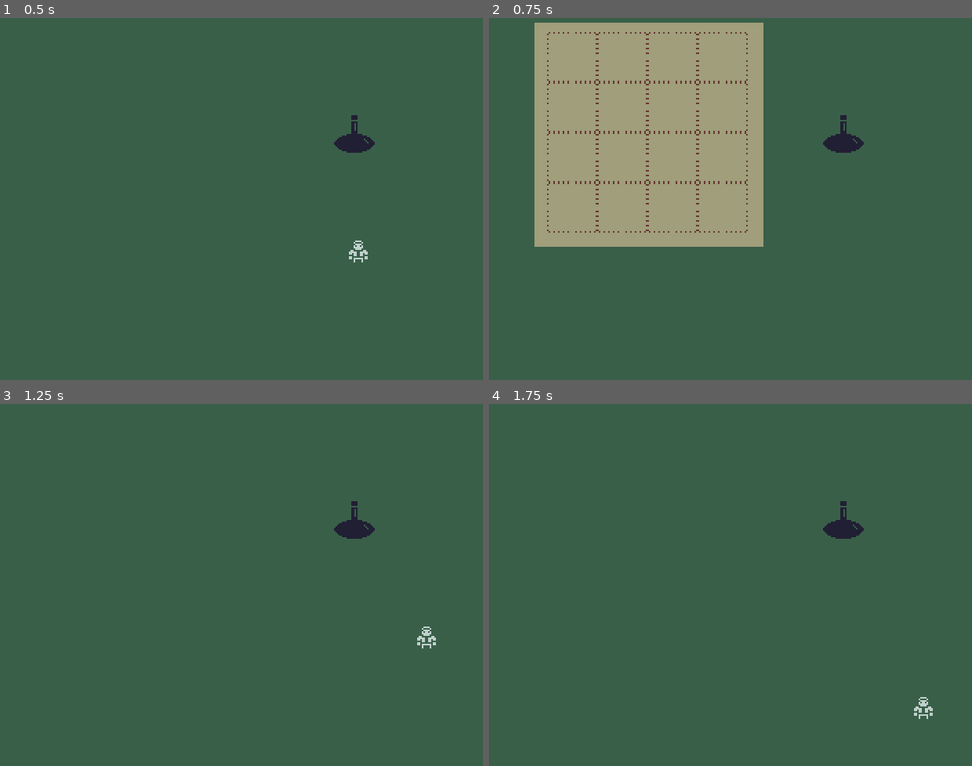
Above: before the commit, frames 1-4 (two rows, left to right).
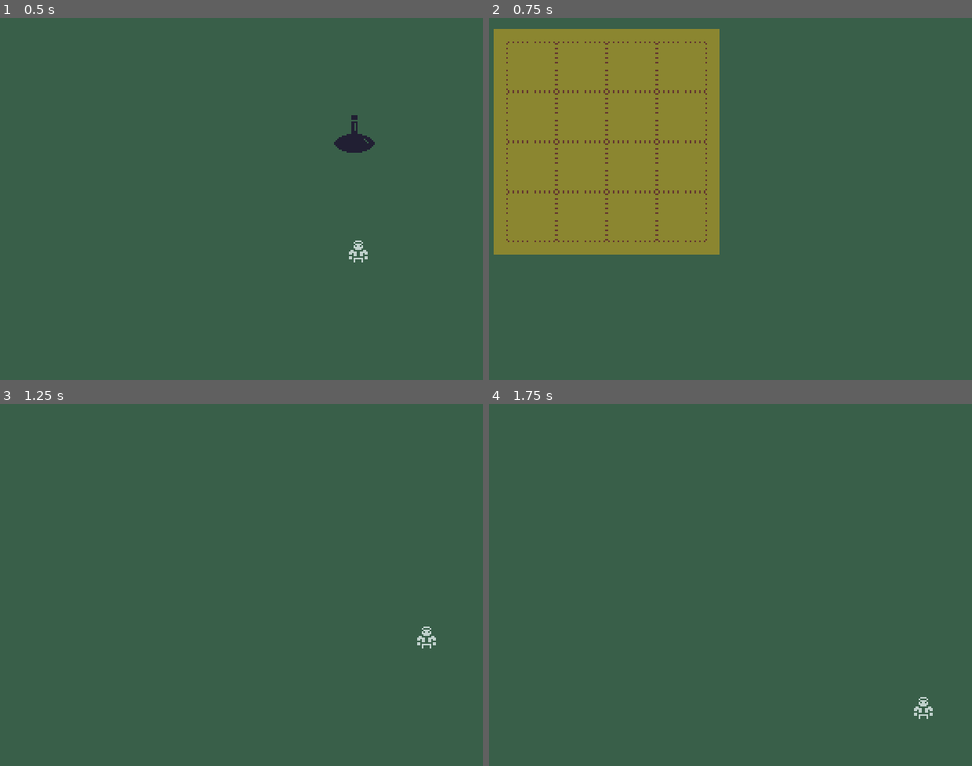
Above: after the commit, the same moments.

Repository: discolingua/godot-inventory-panel
Game: Godot game, scene res://Scenes/GameWorld.tscn
Same seed, same stepped clock (60 frames per second), same inputs: the game is played once before the commit and once after it.
Inputs (mouse positions are in pixels of both pictures, inside the frame that each line leads up to):
- Up to frame 1 (0.5 s): no input
- Up to frame 2 (0.75 s): tap Enter (ui_accept) at 0.5 s; move the mouse to (841, 133) at 0.52 s; hold Right (ui_right) from 0.53 s (still down); click (841, 133) at 0.67 s
- Up to frame 3 (1.25 s): keep holding Right (ui_right); tap Enter (ui_accept) at 0.77 s
- Up to frame 4 (1.75 s): move the mouse to (619, 595) at 1.27 s; release Right (ui_right) at 1.28 s; hold Down (ui_down) from 1.28 s (still down); click (619, 595) at 1.42 s; tap Enter (ui_accept) at 1.52 s

Frame 1 is identical in both runs. In frame 2, 36% of the frame differs, in the area x 0-78%, y 1-66%; in frame 3, 0.4%; in frame 4, 0.4%.

Commit message:
UI panel placed I think

Diff:
--- a/Scenes/GUI.tscn
+++ b/Scenes/GUI.tscn
@@ -3,41 +3,42 @@
 [ext_resource path="res://Images/32x-bk-grid.png" type="Texture" id=1]
 
 [sub_resource type="RectangleShape2D" id=1]
-extents = Vector2( 73, 71 )
+extents = Vector2( 64, 64 )
 
 [node name="GUI" type="Control"]
-margin_left = 49.0
-margin_top = 19.0
-margin_right = 271.0
-margin_bottom = 168.0
+anchor_left = 0.5
+anchor_top = 0.5
+anchor_right = 0.5
+anchor_bottom = 0.5
+margin_left = -72.0
+margin_top = -72.0
+margin_right = 72.0
+margin_bottom = 72.0
 __meta__ = {
 "_edit_use_anchors_": false
 }
 
 [node name="crInventoryPanel" type="ColorRect" parent="."]
-anchor_left = -0.036
-anchor_top = -0.047
-anchor_right = 0.622
-anchor_bottom = 0.933
-margin_left = -0.00800037
-margin_top = 0.00299978
-margin_right = -0.0840149
-margin_bottom = -3.017
-color = Color( 0.631373, 0.623529, 0.486275, 1 )
+anchor_left = 0.5
+anchor_top = 0.5
+anchor_right = 0.5
+anchor_bottom = 0.5
+margin_left = -72.0
+margin_top = -72.0
+margin_right = 72.0
+margin_bottom = 72.0
+color = Color( 0.54902, 0.529412, 0.192157, 1 )
 __meta__ = {
 "_edit_use_anchors_": false
 }
 
 [node name="Area2D" type="Area2D" parent="."]
-position = Vector2( -8, -7 )
+position = Vector2( 72, 72 )
 
 [node name="CollisionShape2D" type="CollisionShape2D" parent="Area2D"]
-position = Vector2( 73, 72 )
 shape = SubResource( 1 )
 
 [node name="sprGrid" type="Sprite" parent="Area2D"]
-position = Vector2( 8, 5.99999 )
 texture = ExtResource( 1 )
-centered = false
 region_enabled = true
 region_rect = Rect2( 0, 0, 128, 128 )
--- /dev/null
+++ b/Scenes/GameWorld.gd
@@ -0,0 +1,38 @@
+extends Node2D
+
+
+const COLUMNS = 4
+const ROWS = 4
+const CELL_SIZE = 32
+
+var inventoryGridContents : Array = []
+
+
+# func _ready():
+
+	# initialize empty 2 dimensional array
+	# for _x in range(COLUMNS):
+	# 	inventoryGridContents[_x] = []
+	# 	for _y in range(ROWS):
+	# 		inventoryGridContents[_x][_y] = 0
+
+func _input(event):
+	if event is InputEventMouseButton \
+	and event.button_index == BUTTON_LEFT \
+	and event.is_pressed():
+		print (get_viewport().get_mouse_position())
+
+
+func _physics_process(_delta) -> void:
+	var _i : Vector2 = get_viewport().get_mouse_position()
+
+
+
+func getCell(_clickSpot : Vector2) -> Vector2:
+	var collideGrid : Node2D = get_node("GUI/Area2D")
+	print(collideGrid.position)
+	var gridOffset : Vector2 = Vector2.ZERO
+	gridOffset.x = collideGrid.position.x - 64  # magic number fix this
+	gridOffset.y = collideGrid.position.y - 64
+	print(gridOffset)
+	return collideGrid.position
--- a/Scenes/GameWorld.tscn
+++ b/Scenes/GameWorld.tscn
@@ -1,10 +1,12 @@
-[gd_scene load_steps=4 format=2]
+[gd_scene load_steps=5 format=2]
 
 [ext_resource path="res://Scenes/Player.tscn" type="PackedScene" id=1]
 [ext_resource path="res://Scenes/GUI.tscn" type="PackedScene" id=2]
 [ext_resource path="res://Scenes/Potion.tscn" type="PackedScene" id=3]
+[ext_resource path="res://Scenes/GameWorld.gd" type="Script" id=4]
 
 [node name="GameWorld" type="Node2D"]
+script = ExtResource( 4 )
 
 [node name="Background" type="ColorRect" parent="."]
 margin_right = 320.0
@@ -16,6 +18,14 @@
 }
 
 [node name="GUI" parent="." instance=ExtResource( 2 )]
+anchor_left = 0.0
+anchor_top = 0.0
+anchor_right = 0.0
+anchor_bottom = 0.0
+margin_left = 15.0
+margin_top = 16.0
+margin_right = 159.0
+margin_bottom = 160.0
 
 [node name="Player" parent="." instance=ExtResource( 1 )]
 position = Vector2( 241, 157 )
--- a/Scripts/Player.gd
+++ b/Scripts/Player.gd
@@ -32,7 +32,7 @@
 
 
 func readMovement() -> Vector2:
-	var _i = Vector2.ZERO
+	var _i : Vector2 = Vector2.ZERO
 
 	_i.x = Input.get_action_strength("ui_right") - Input.get_action_strength("ui_left")
 	_i.y = Input.get_action_strength("ui_down") - Input.get_action_strength("ui_up")
@@ -42,7 +42,7 @@
 
 
 func walking(delta) -> void:
-	var _i = readMovement()
+	var _i : Vector2 = readMovement()
 	if _i != Vector2.ZERO:
 		lastVelocity = _i
 		velocity += move_and_slide(_i * MAX_SPEED)
@@ -52,11 +52,10 @@
 
 
 func idle(delta) -> void:
-	if self.visible:
-		var _i = readMovement()
-		if _i != Vector2.ZERO:
-			state = STATES.WALKING
-		else:
+	var _i = readMovement()
+	if _i != Vector2.ZERO:
+		state = STATES.WALKING
+	else:
 			velocity = velocity.move_toward(Vector2.ZERO, FRICTION * delta)
 	if Input.is_action_just_pressed("ui_accept"):
 			MainInventoryBox.visible = true
